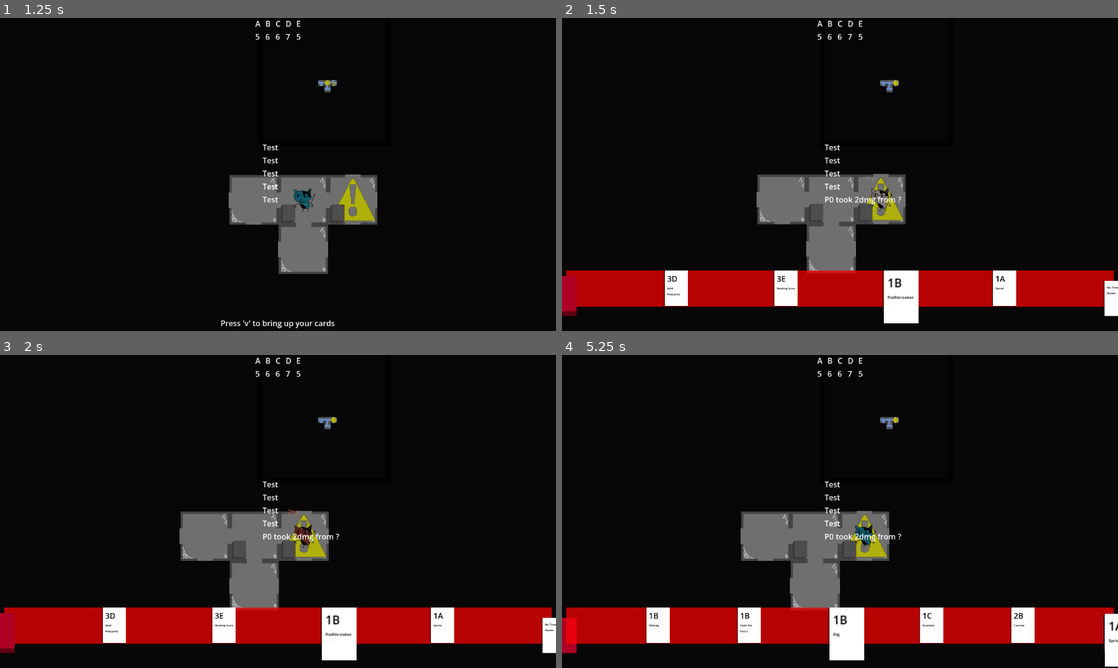
Above: before the commit, frames 1-4 (two rows, left to right).
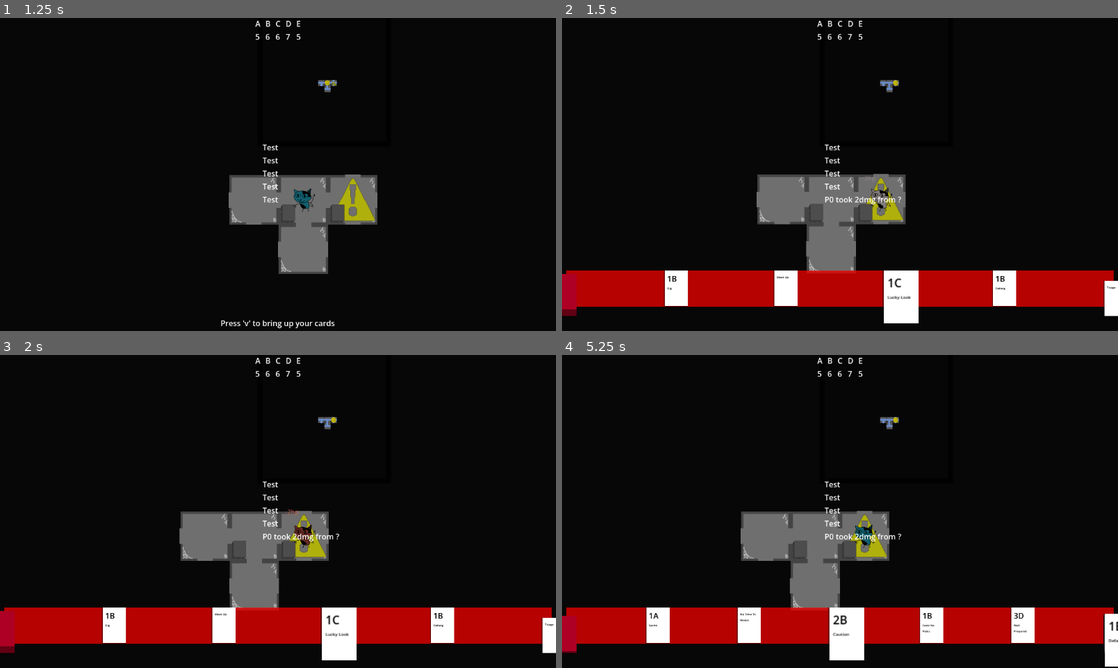
Above: after the commit, the same moments.

Repository: emrysshevek/gameganggame
Game: Godot game, scene res://scenes/GameScene.tscn
Same seed, same stepped clock (60 frames per second), same inputs: the game is played once before the commit and once after it.
Inputs (mouse positions are in pixels of both pictures, inside the frame that each line leads up to):
- Up to frame 1 (1.25 s): tap V (debug_v) at 0.5 s; move the mouse to (400, 158) at 0.52 s; hold D (move_right) from 0.53 s (still down); tap G (discard) at 0.6 s; click (400, 158) at 0.67 s
- Up to frame 2 (1.5 s): release D (move_right) at 1.25 s; tap V (debug_v) at 1.25 s; drag from (728, 190) to (812, 237) at 1.27 s
- Up to frame 3 (2 s): no input
- Up to frame 4 (5.25 s): move the mouse to (895, 442) at 2.02 s; hold D (move_right) 2.03-2.75 s; tap C (toggle_cursor) at 2.1 s; click "Draw" at 2.75 s; click "Discard" at 3.5 s; tap Enter (toggle_end_turn) at 4.25 s; drag from (812, 574) to (673, 464) at 4.27 s; tap V (debug_v) at 5 s; move the mouse to (1006, 558) at 5.02 s; hold A (move_left) from 5.03 s (still down); hold Shift from 5.03 s (still down)

Frame 1 is identical in both runs. In frame 2, 0.2% of the frame differs, in the area x 0-100%, y 81-94%; in frame 3, 0.2%; in frame 4, 0.4%, in the area x 0-100%, y 82-96%.

Commit message:
added triage (multiplayer untested)

Diff:
--- a/cards/cards/card_list.tres
+++ b/cards/cards/card_list.tres
@@ -9,9 +9,11 @@
 [ext_resource type="PackedScene" uid="uid://bakduutvsha55" path="res://cards/cards/pathbreaker/pathbreaker_card.tscn" id="6_5t7bn"]
 [ext_resource type="PackedScene" uid="uid://dnojbgbc2wt4b" path="res://cards/cards/feelz_no_painz/feelz_no_painz_card.tscn" id="7_hy721"]
 [ext_resource type="PackedScene" uid="uid://ncwhp71mgugu" path="res://cards/cards/healing_aura/healing_aura_card.tscn" id="8_4im7e"]
+[ext_resource type="PackedScene" uid="uid://do7xr2it6xfih" path="res://cards/cards/no_time_to_waste/no_time_to_waste_card.tscn" id="8_khsxp"]
 [ext_resource type="PackedScene" uid="uid://cwu27t77xpy8" path="res://cards/cards/caution/caution_card.tscn" id="9_j8rf1"]
 [ext_resource type="PackedScene" uid="uid://n258lqdbijua" path="res://cards/cards/lucky_look/lucky_look_card.tscn" id="10_j8rf1"]
-[ext_resource type="PackedScene" uid="uid://do7xr2it6xfih" path="res://cards/cards/no_time_to_waste/no_time_to_waste_card.tscn" id="8_khsxp"]
+[ext_resource type="PackedScene" uid="uid://c3pf6quamcsq0" path="res://cards/cards/meet_up/meet_up_card.tscn" id="12_7jtia"]
+[ext_resource type="PackedScene" uid="uid://ern8fpw14agn" path="res://cards/cards/triage/triage_card.tscn" id="13_k1gya"]
 
 [resource]
 script = ExtResource("1_p6edn")
@@ -23,8 +25,10 @@
 "feelz_no_painz": ExtResource("7_hy721"),
 "healing_aura": ExtResource("8_4im7e"),
 "lucky_look": ExtResource("10_j8rf1"),
+"meet_up": ExtResource("12_7jtia"),
 "no_time_to_waste": ExtResource("8_khsxp"),
 "pathbreaker": ExtResource("6_5t7bn"),
 "sprint": ExtResource("3_4e6cq"),
+"triage": ExtResource("13_k1gya"),
 "well_prepared": ExtResource("2_r4ysr")
 })
--- a/cards/cards/meet_up/meet_up_card.gd
+++ b/cards/cards/meet_up/meet_up_card.gd
@@ -4,3 +4,4 @@
 	var ally := targets[0] as Character
 	var grid_man := Utils.try_get_grid_man()
 	grid_man.move_object(owning_character, ally.grid_coordinates, 0)
+	super._trigger_play_ability()
--- /dev/null
+++ b/cards/cards/triage/triage_card.gd
@@ -0,0 +1,33 @@
+extends Card
+
+## Heal the character within range 3 with te least hp by 3
+
+@export var effect_range := 3
+@export var heal_amount := 3
+
+func _trigger_play_ability() -> void:
+	var grid_man := Utils.try_get_grid_man()
+	var coords := owning_character.grid_coordinates
+	var boundaries = Vector2i(grid_man.map_width, grid_man.map_height)
+
+	# keep track of the character with lowest health. Default to self so that
+	# there is something to compare to (if this is undesired, can change later)
+	var target: Character = owning_character
+
+	# iterate over tiles with a radius of `effect_range` (respecting the borders of the grid)
+	for i in range(max(coords.x - effect_range, 0), min(coords.x + effect_range, boundaries.x)):
+		for j in range(max(coords.y - effect_range, 0), min(coords.y + effect_range, boundaries.y)):
+			var target_coords := Vector2i(i, j)
+
+			# ignore tiles that are not actually in range
+			if grid_man.get_crow_flies_distance(coords, target_coords) <= effect_range:
+				# check any characters' health on the tile against the current target
+				var characters = grid_man.get_tile(target_coords).get_contents([Model.ObjectTypes.PLAYER_CHARACTER])
+				for character: Character in characters:
+					if character.health_current < target.health_current:
+						target = character
+
+	# will always have at least self to heal
+	target.heal(heal_amount)
+
+	super._trigger_play_ability()
--- /dev/null
+++ b/cards/cards/triage/triage_card.tscn
@@ -0,0 +1,11 @@
+[gd_scene format=3 uid="uid://ern8fpw14agn"]
+
+[ext_resource type="PackedScene" uid="uid://bnv5dqpc4y8xb" path="res://cards/card.tscn" id="1_kg4ua"]
+[ext_resource type="Script" uid="uid://c1rdtt3018l66" path="res://cards/cards/triage/triage_card.gd" id="2_88mgt"]
+
+[node name="TriageCard" unique_id=693299294 instance=ExtResource("1_kg4ua")]
+script = ExtResource("2_88mgt")
+effect_range = 3
+heal_amount = 3
+description = "Triage"
+targets_required = null
Not shown, added: cards/cards/triage/triage_card.gd.uid
